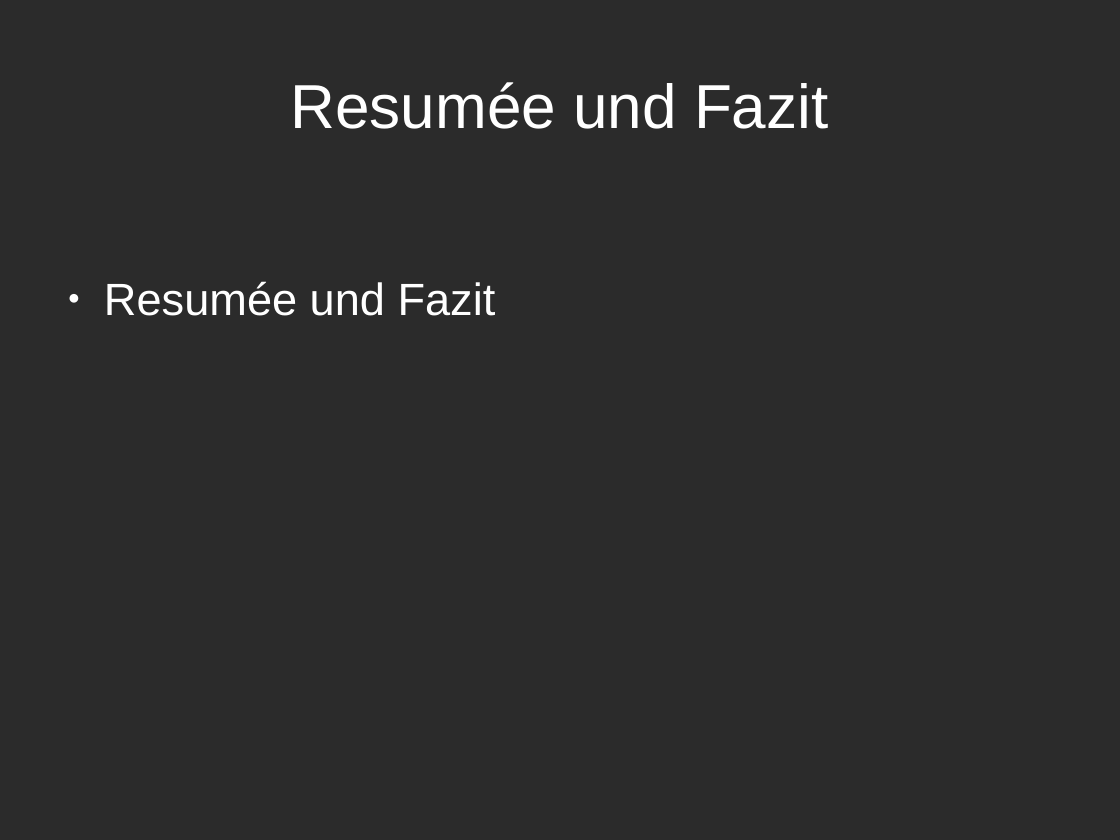
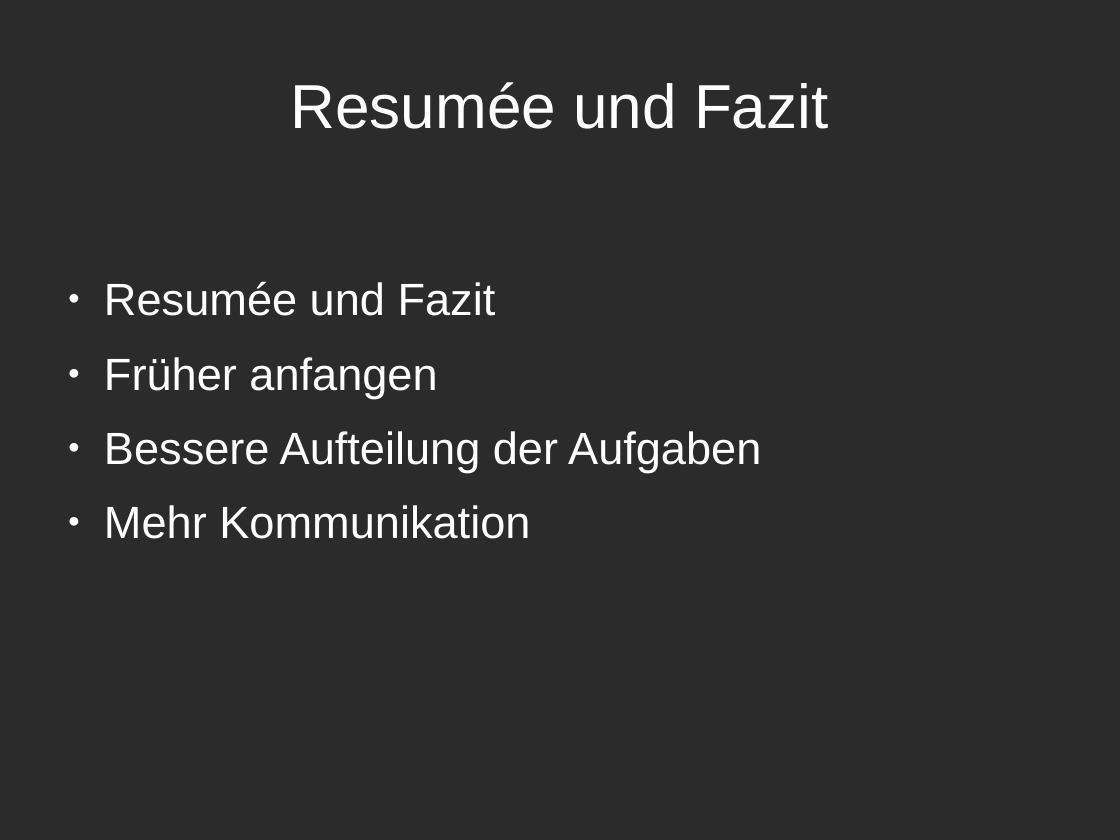
Before and after one commit to mksaf/EX-GSO-SE1, a slide deck: slide 6 of presentation.odp. Drawn at 1120x840 pixels with LibreOffice and Linux fonts; fonts in the diff are those of the drawing; background and template pictures are left out; a plain dark background stands for a picture behind light text. Boxes give left, top, right and bottom in pixels: in the first picture for what was removed or moved away, otherwise in the second. Text is boxed around its words. In the diff, an @@ line names an element or a change of style, - is before the commit and + after.

```diff
--- a/presentation.odp
+++ b/presentation.odp
@@ text at <box>104,357,761,539</box>: paragraphs added @@
+● Früher anfangen
+● Bessere Aufteilung der Aufgaben
+● Mehr Kommunikation
```
Also in this commit, not shown: 3 other slides changed, 1 other file.
